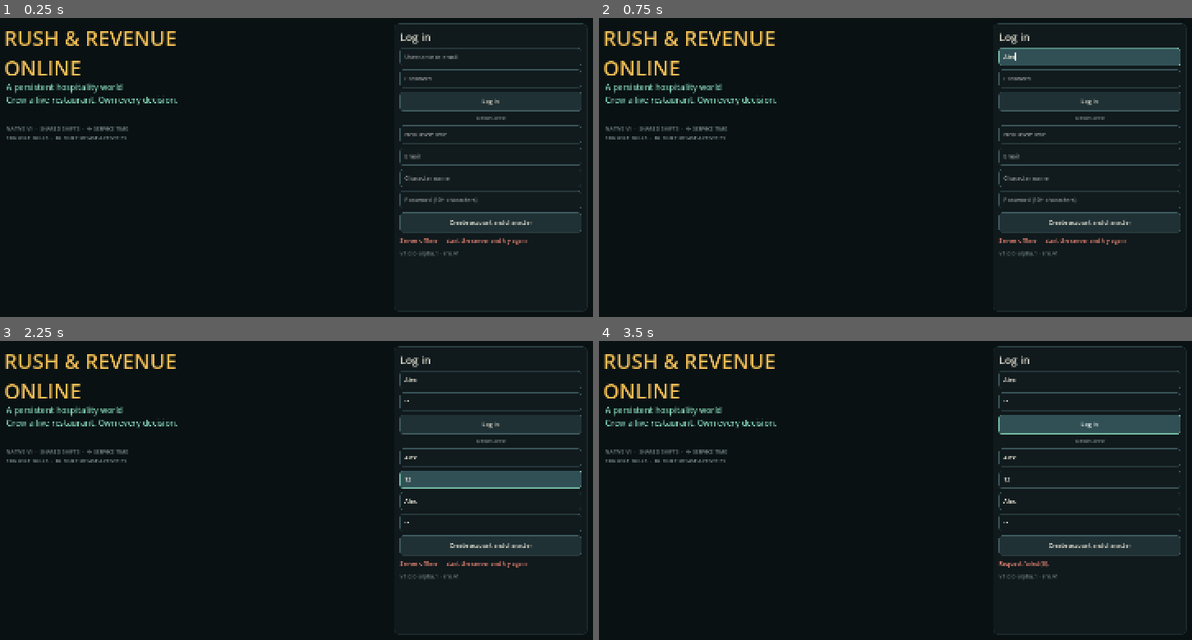
Above: before the commit, frames 1-4 (two rows, left to right).
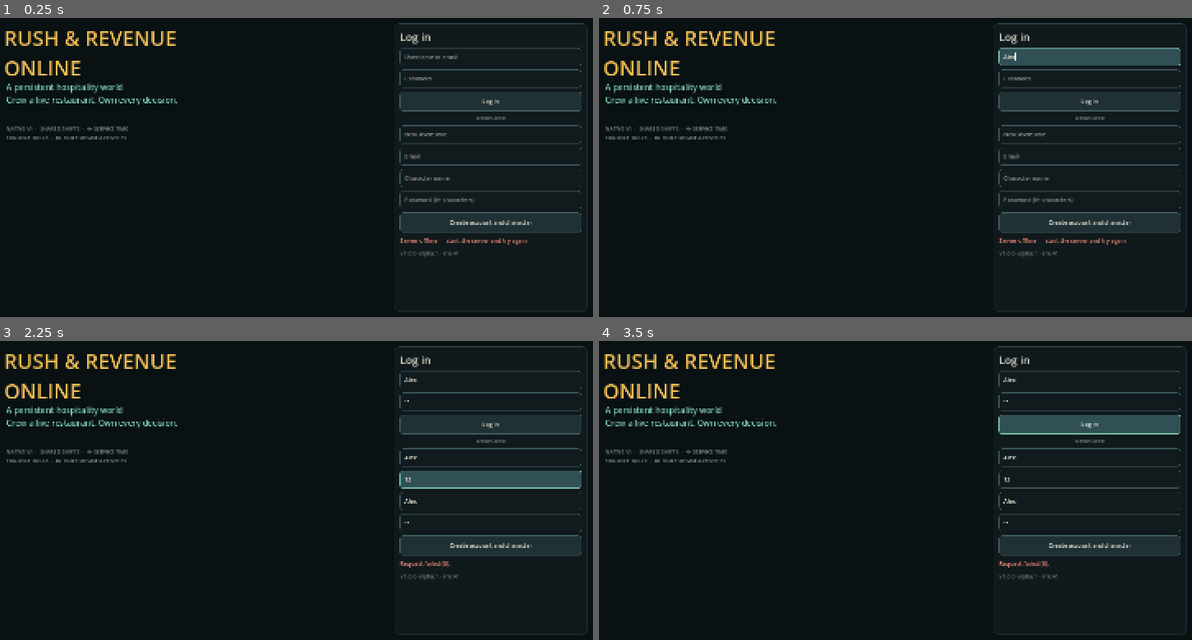
Above: after the commit, the same moments.

Repository: Maergoth/rro
Game: Godot game, scene res://main.tscn
The game is run twice, just before and just after one commit, with the same random seed, the same clock (stepped at 60 frames per second) and the same inputs.
Inputs (mouse positions are in pixels of both pictures, inside the frame that each line leads up to):
- Up to frame 1 (0.25 s): no input
- Up to frame 2 (0.75 s): click (1091, 56) at 0.52 s; type "Alex" at 0.6 s
- Up to frame 3 (2.25 s): click (492, 400) at 0.75 s; type "12" at 0.83 s; click (492, 457) at 0.98 s; type "Alex" at 1.07 s; click (492, 478) at 1.27 s; type "12" at 1.35 s; click (492, 502) at 1.5 s; type "Alex" at 1.58 s; click (492, 523) at 1.73 s; type "12" at 1.82 s; tap Enter at 2 s; move the mouse to (438, 475) at 2.02 s; hold D (move_right) from 2.03 s (still down); tap R at 2.1 s; click (438, 475) at 2.17 s
- Up to frame 4 (3.5 s): release D (move_right) at 2.75 s; click "Log in" at 2.75 s

The runs differ from the first frame. In frame 1, less than 0.1% of the frame differs, in the area x 73-81%, y 59-62%; in frame 2, less than 0.1%; in frame 3, 0.2%, in the area x 67-89%, y 73-76%; in frame 4, nothing differs.

Commit message:
Password min 6 chars, Enter submits login/signup forms

Diff:
--- a/apps/client-godot/scripts/main.gd
+++ b/apps/client-godot/scripts/main.gd
@@ -171,22 +171,25 @@
 	var signup_username := make_field("New username", "", false); form.add_child(signup_username)
 	var email := make_field("Email", "", false); form.add_child(email)
 	var display_name := make_field("Character name", "", false); form.add_child(display_name)
-	var signup_password := make_field("Password (10+ characters)", "", true); form.add_child(signup_password)
+	var signup_password := make_field("Password (6+ characters)", "", true); form.add_child(signup_password)
 	var signup_button := Button.new(); signup_button.text = "Create account and character"; signup_button.custom_minimum_size.y = 48; form.add_child(signup_button)
 	status_label = Label.new(); status_label.autowrap_mode = TextServer.AUTOWRAP_WORD_SMART; status_label.add_theme_color_override("font_color", Color("e68472")); form.add_child(status_label)
 	var build := Label.new(); build.text = "v%s · rro.v1" % CLIENT_VERSION; build.add_theme_color_override("font_color", Color("687b7d")); form.add_child(build)
-	login_button.pressed.connect(func() -> void:
+	var do_login := func() -> void:
 		show_status("Connecting…")
 		api.post_json("/v1/auth/login", {"login": username.text, "password": password.text}, func(ok: bool, data: Dictionary, _code: int) -> void:
 			if ok: accept_session(data)
 		)
-	)
-	signup_button.pressed.connect(func() -> void:
+	var do_signup := func() -> void:
 		show_status("Creating account…")
 		api.post_json("/v1/auth/signup", {"username": signup_username.text, "email": email.text, "displayName": display_name.text, "password": signup_password.text}, func(ok: bool, data: Dictionary, _code: int) -> void:
 			if ok: accept_session(data)
 		)
-	)
+	login_button.pressed.connect(do_login)
+	username.text_submitted.connect(func(_t: String) -> void: do_login.call())
+	password.text_submitted.connect(func(_t: String) -> void: do_login.call())
+	signup_button.pressed.connect(do_signup)
+	signup_password.text_submitted.connect(func(_t: String) -> void: do_signup.call())
 
 func make_field(placeholder: String, value: String, secret: bool) -> LineEdit:
 	var field := LineEdit.new(); field.placeholder_text = placeholder; field.text = value; field.secret = secret; field.custom_minimum_size.y = 44; return field
Not shown, added: .github/.github/workflows/ci.yml
Not shown, added: .github/.github/workflows/release.yml
Not shown, changed: apps/server/src/auth.ts
